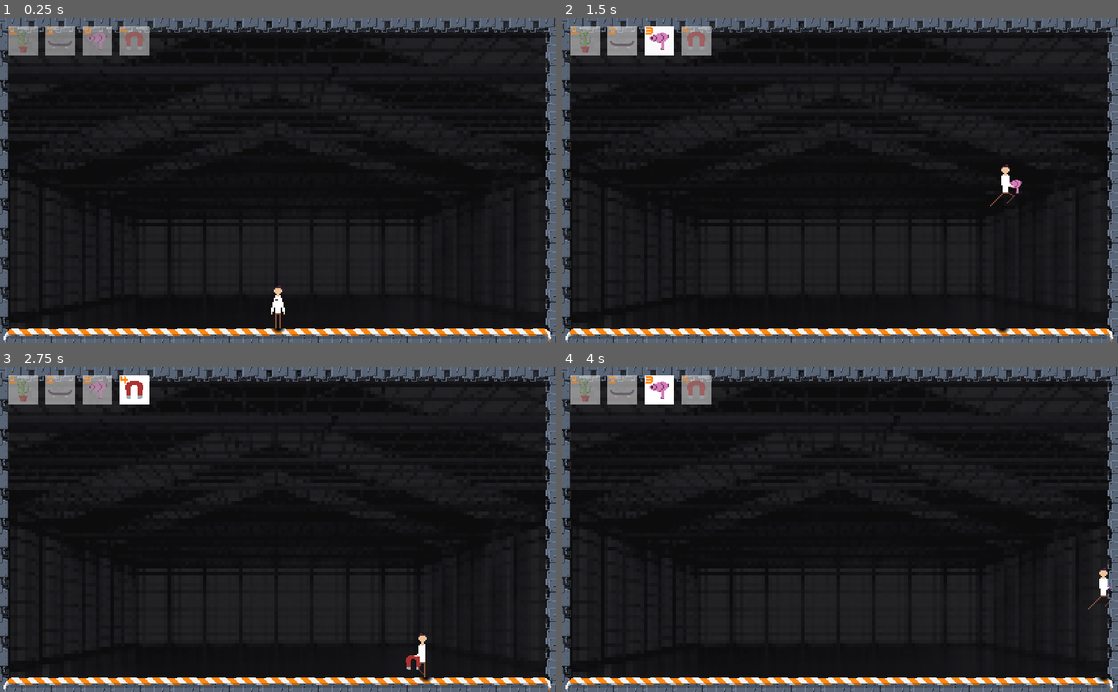
Above: before the commit, frames 1-4 (two rows, left to right).
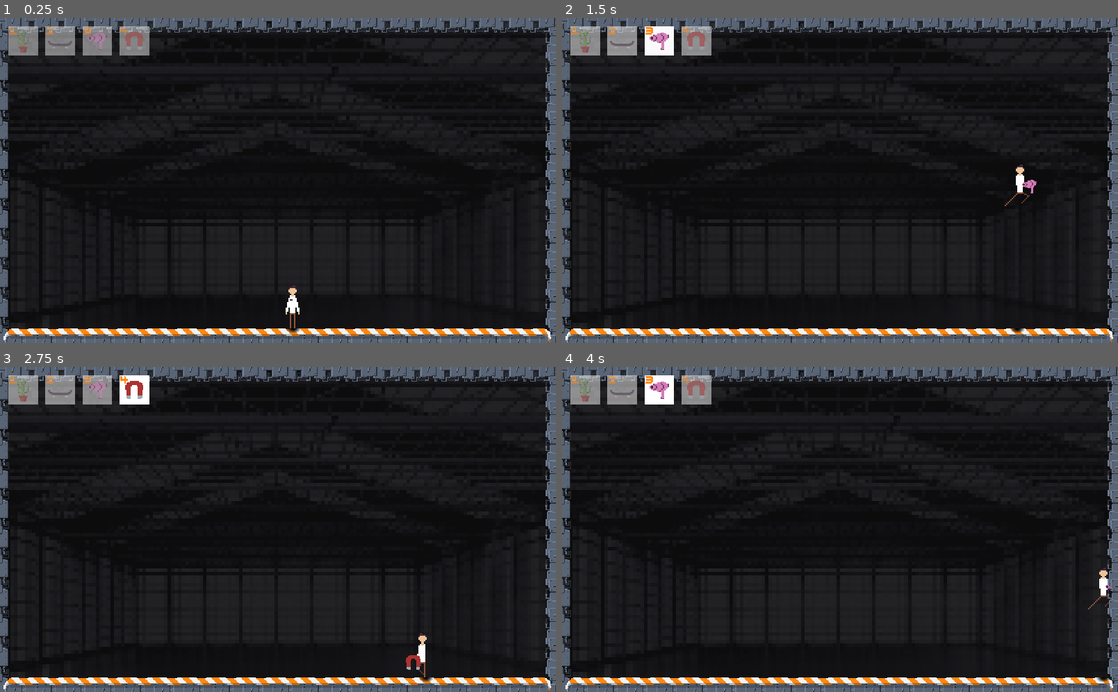
Above: after the commit, the same moments.

Repository: SanderVanhove/GDWJ-31
Game: Godot game, scene res://game.tscn
The game is run twice, just before and just after one commit, with the same random seed, the same clock (stepped at 60 frames per second) and the same inputs.
Inputs (mouse positions are in pixels of both pictures, inside the frame that each line leads up to):
- Up to frame 1 (0.25 s): no input
- Up to frame 2 (1.5 s): move the mouse to (962, 164) at 0.52 s; hold Right (ui_right) from 0.53 s (still down); tap 2 at 0.6 s; tap Up (ui_up) at 0.77 s; move the mouse to (728, 196) at 1.27 s; tap 3 at 1.35 s
- Up to frame 3 (2.75 s): tap Up (ui_up) at 1.52 s; move the mouse to (333, 458) at 2.02 s; release Right (ui_right) at 2.03 s; hold Left (ui_left) from 2.03 s (still down); tap 4 at 2.1 s
- Up to frame 4 (4 s): move the mouse to (812, 594) at 2.77 s; release Left (ui_left) at 2.78 s; hold Right (ui_right) from 2.78 s (still down); tap 2 at 2.85 s; tap Up (ui_up) at 3.02, 3.77 s; move the mouse to (1006, 578) at 3.52 s; tap 3 at 3.6 s

The runs differ from the first frame. In frame 1, 0.4% of the frame differs, in the area x 48-54%, y 82-98%; in frame 2, 0.4%, in the area x 77-86%, y 45-98%; in frame 3, less than 0.1%; in frame 4, less than 0.1%.

Commit message:
basic inventory working and such

Diff:
--- a/Game Jam Game/levels/level_1.tscn
+++ b/Game Jam Game/levels/level_1.tscn
@@ -1,11 +1,8 @@
-[gd_scene load_steps=5 format=2]
+[gd_scene load_steps=2 format=2]
 
 [ext_resource path="res://levels/level_template.tscn" type="PackedScene" id=1]
-[ext_resource path="res://scenes/skateboard.tscn" type="PackedScene" id=2]
-[ext_resource path="res://scenes/cactus.tscn" type="PackedScene" id=3]
-[ext_resource path="res://scenes/spike.tscn" type="PackedScene" id=4]
 
 [node name="room" instance=ExtResource( 1 )]
 
 [node name="player" parent="." index="0"]
-position = Vector2( 320, 320 )
+position = Vector2( 336, 320 )
--- a/Game Jam Game/levels/level_template.tscn
+++ b/Game Jam Game/levels/level_template.tscn
@@ -212,7 +212,7 @@
 [node name="Node2D" type="Node2D"]
 
 [node name="player" parent="." instance=ExtResource( 1 )]
-position = Vector2( 320, 336 )
+position = Vector2( 320, 320 )
 
 [node name="TileMap" type="TileMap" parent="."]
 tile_set = SubResource( 21 )
--- a/Game Jam Game/scenes/cactus.tscn
+++ b/Game Jam Game/scenes/cactus.tscn
@@ -10,7 +10,7 @@
 radius = 21.1954
 height = 29.3145
 
-[node name="cactus" type="StaticBody2D"]
+[node name="cactus" type="RigidBody2D"]
 script = ExtResource( 1 )
 
 [node name="collision_shape" type="CollisionShape2D" parent="."]
--- a/Game Jam Game/scenes/player.tscn
+++ b/Game Jam Game/scenes/player.tscn
@@ -9,9 +9,6 @@
 [ext_resource path="res://assets/player-idle-hold.png" type="Texture" id=7]
 [ext_resource path="res://assets/player-run-hold.png" type="Texture" id=8]
 
-[sub_resource type="RectangleShape2D" id=1]
-extents = Vector2( 3.923, 23.866 )
-
 [sub_resource type="AtlasTexture" id=2]
 atlas = ExtResource( 6 )
 region = Rect2( 0, 0, 32, 32 )
@@ -73,72 +70,72 @@
 region = Rect2( 224, 0, 32, 32 )
 
 [sub_resource type="AtlasTexture" id=17]
-atlas = ExtResource( 7 )
+atlas = ExtResource( 1 )
 region = Rect2( 0, 0, 32, 32 )
 
 [sub_resource type="AtlasTexture" id=18]
 atlas = ExtResource( 7 )
-region = Rect2( 32, 0, 32, 32 )
+region = Rect2( 0, 0, 32, 32 )
 
 [sub_resource type="AtlasTexture" id=19]
 atlas = ExtResource( 7 )
-region = Rect2( 64, 0, 32, 32 )
+region = Rect2( 32, 0, 32, 32 )
 
 [sub_resource type="AtlasTexture" id=20]
 atlas = ExtResource( 7 )
-region = Rect2( 96, 0, 32, 32 )
+region = Rect2( 64, 0, 32, 32 )
 
 [sub_resource type="AtlasTexture" id=21]
 atlas = ExtResource( 7 )
-region = Rect2( 128, 0, 32, 32 )
+region = Rect2( 96, 0, 32, 32 )
 
 [sub_resource type="AtlasTexture" id=22]
 atlas = ExtResource( 7 )
-region = Rect2( 160, 0, 32, 32 )
+region = Rect2( 128, 0, 32, 32 )
 
 [sub_resource type="AtlasTexture" id=23]
 atlas = ExtResource( 7 )
-region = Rect2( 192, 0, 32, 32 )
+region = Rect2( 160, 0, 32, 32 )
 
 [sub_resource type="AtlasTexture" id=24]
-atlas = ExtResource( 8 )
-region = Rect2( 0, 0, 32, 32 )
+atlas = ExtResource( 7 )
+region = Rect2( 192, 0, 32, 32 )
 
 [sub_resource type="AtlasTexture" id=25]
 atlas = ExtResource( 8 )
-region = Rect2( 32, 0, 32, 32 )
+region = Rect2( 0, 0, 32, 32 )
 
 [sub_resource type="AtlasTexture" id=26]
 atlas = ExtResource( 8 )
-region = Rect2( 64, 0, 32, 32 )
+region = Rect2( 0, 0, 32, 32 )
 
 [sub_resource type="AtlasTexture" id=27]
 atlas = ExtResource( 8 )
-region = Rect2( 96, 0, 32, 32 )
+region = Rect2( 32, 0, 32, 32 )
 
 [sub_resource type="AtlasTexture" id=28]
 atlas = ExtResource( 8 )
-region = Rect2( 128, 0, 32, 32 )
+region = Rect2( 64, 0, 32, 32 )
 
 [sub_resource type="AtlasTexture" id=29]
 atlas = ExtResource( 8 )
-region = Rect2( 160, 0, 32, 32 )
+region = Rect2( 96, 0, 32, 32 )
 
 [sub_resource type="AtlasTexture" id=30]
 atlas = ExtResource( 8 )
-region = Rect2( 192, 0, 32, 32 )
+region = Rect2( 128, 0, 32, 32 )
 
 [sub_resource type="AtlasTexture" id=31]
 atlas = ExtResource( 8 )
+region = Rect2( 160, 0, 32, 32 )
+
+[sub_resource type="AtlasTexture" id=32]
+atlas = ExtResource( 8 )
+region = Rect2( 192, 0, 32, 32 )
+
+[sub_resource type="AtlasTexture" id=33]
+atlas = ExtResource( 8 )
 region = Rect2( 224, 0, 32, 32 )
-
-[sub_resource type="AtlasTexture" id=32]
-atlas = ExtResource( 1 )
-region = Rect2( 0, 0, 32, 32 )
-
-[sub_resource type="AtlasTexture" id=33]
-atlas = ExtResource( 8 )
-region = Rect2( 0, 0, 32, 32 )
 
 [sub_resource type="SpriteFrames" id=34]
 animations = [ {
@@ -152,29 +149,39 @@
 "name": "run",
 "speed": 10.0
 }, {
-"frames": [ SubResource( 17 ), SubResource( 18 ), SubResource( 19 ), SubResource( 20 ), SubResource( 21 ), SubResource( 22 ), SubResource( 23 ) ],
-"loop": true,
-"name": "idle-hold",
-"speed": 10.0
-}, {
-"frames": [ SubResource( 24 ), SubResource( 25 ), SubResource( 26 ), SubResource( 27 ), SubResource( 28 ), SubResource( 29 ), SubResource( 30 ), SubResource( 31 ) ],
-"loop": true,
-"name": "run-hold",
-"speed": 10.0
-}, {
-"frames": [ SubResource( 32 ) ],
+"frames": [ SubResource( 17 ) ],
 "loop": true,
 "name": "jump",
 "speed": 5.0
 }, {
-"frames": [ SubResource( 33 ) ],
+"frames": [ SubResource( 18 ), SubResource( 19 ), SubResource( 20 ), SubResource( 21 ), SubResource( 22 ), SubResource( 23 ), SubResource( 24 ) ],
+"loop": true,
+"name": "idle-hold",
+"speed": 10.0
+}, {
+"frames": [ SubResource( 25 ) ],
 "loop": true,
 "name": "jump-hold",
 "speed": 5.0
+}, {
+"frames": [ SubResource( 26 ), SubResource( 27 ), SubResource( 28 ), SubResource( 29 ), SubResource( 30 ), SubResource( 31 ), SubResource( 32 ), SubResource( 33 ) ],
+"loop": true,
+"name": "run-hold",
+"speed": 10.0
 } ]
+
+[sub_resource type="RectangleShape2D" id=1]
+extents = Vector2( 3.923, 23.866 )
 
 [node name="player" type="KinematicBody2D"]
 script = ExtResource( 2 )
+
+[node name="AnimatedSprite" type="AnimatedSprite" parent="."]
+scale = Vector2( 1.5, 1.5 )
+frames = SubResource( 34 )
+animation = "idle-hold"
+frame = 4
+playing = true
 
 [node name="collision_shape" type="CollisionShape2D" parent="."]
 position = Vector2( 0.105, 0.099 )
@@ -190,13 +197,6 @@
 position = Vector2( 0, 13 )
 enabled = true
 cast_to = Vector2( 0, 500 )
-
-[node name="AnimatedSprite" type="AnimatedSprite" parent="."]
-scale = Vector2( 1.5, 1.5 )
-frames = SubResource( 34 )
-animation = "idle-hold"
-frame = 5
-playing = true
 
 [node name="Dropshadow" type="Sprite" parent="."]
 position = Vector2( 0, 24 )
--- a/Game Jam Game/scripts/cactus.gd
+++ b/Game Jam Game/scripts/cactus.gd
@@ -1,7 +1,6 @@
-extends StaticBody2D
+extends RigidBody2D
 
 signal blow_back(pos)
-
 
 func _on_blow_back_area_body_entered(body):
 	connect("blow_back", body, "_cactus_blow_back")
--- a/Game Jam Game/scripts/player.gd
+++ b/Game Jam Game/scripts/player.gd
@@ -48,15 +48,26 @@
 	if gg.selected != last_selected:
 		match gg.selected:
 			1:
+				for i in current_items:
+					if i.name.substr(0, 6) == "cactus":
+						i.queue_free()
+						current_items.remove(current_items.find(i))
 				var inst = load("res://scenes/cactus.tscn").instance()
-				inst.position = position + Vector2(sign(position.x - get_viewport().get_mouse_position().x) * 50, 24)
-				get_parent().add_child(inst)
+				inst.position = position + Vector2(sign(position.x - get_global_mouse_position().x) * 26, 24)
+				inst.name = "cactus"
+				get_parent().add_child(inst, true)
 				current_items.append(inst)
 			2:
+				for i in current_items:
+					if i.name.substr(0, 10) == "skateboard":
+						i.queue_free()
+						current_items.remove(current_items.find(i))
 				var inst = load("res://scenes/skateboard.tscn").instance()
-				if _drop_shadow.position.distance_to(position) > 100:
-					inst.position = position + Vector2(0, 40)
-				get_parent().add_child(inst)
+				if _drop_shadow.position.distance_to(position) > 50:
+					inst.position = position + Vector2(0, 50)
+				inst.name = "skateboard"
+				inst.velocity = velocity
+				get_parent().add_child(inst, true)
 				current_items.append(inst)
 			3:
 				item = items.BLOWDRYER
--- a/Game Jam Game/scripts/skateboard.gd
+++ b/Game Jam Game/scripts/skateboard.gd
@@ -22,7 +22,6 @@
 
 	velocity.x = lerp(velocity.x, 0, FRICTION)
 
-
 func _on_Area2D_body_entered(body: Node) -> void:
 	if body as Player:
 		if abs(body.velocity.x) > abs(velocity.x):
@@ -31,7 +30,6 @@
 			velocity.x = MIN_SPEED * body.direction
 		player = body
 
-
 func _on_Area2D_body_exited(body):
 	if body as Player:
 		player = null
